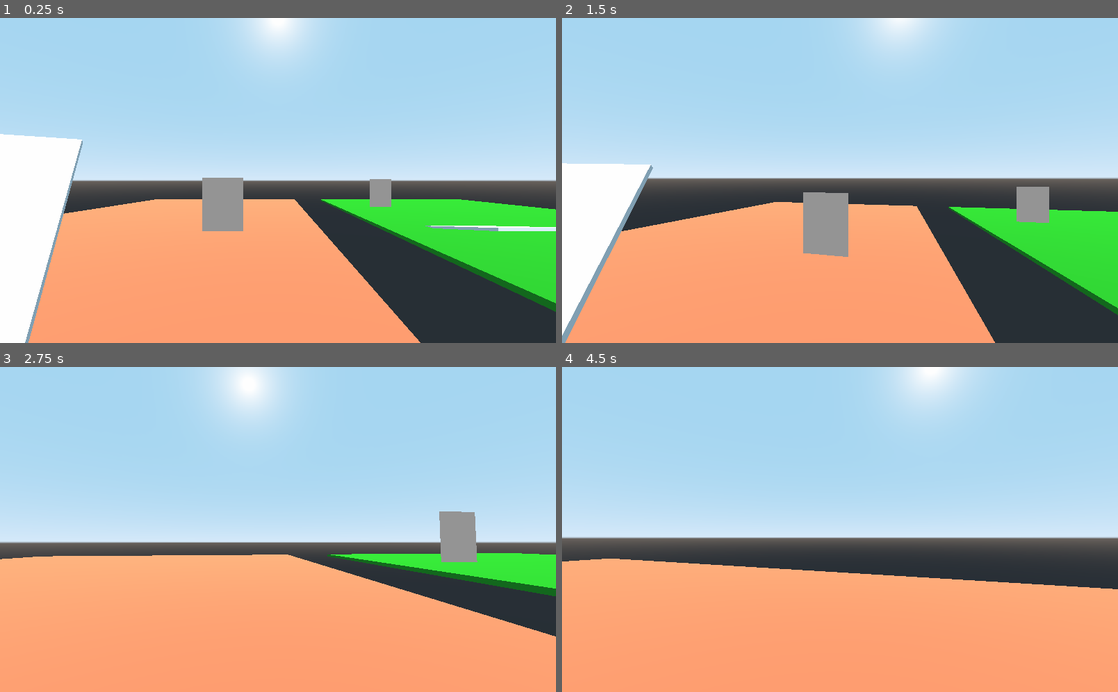
Above: before the commit, frames 1-4 (two rows, left to right).
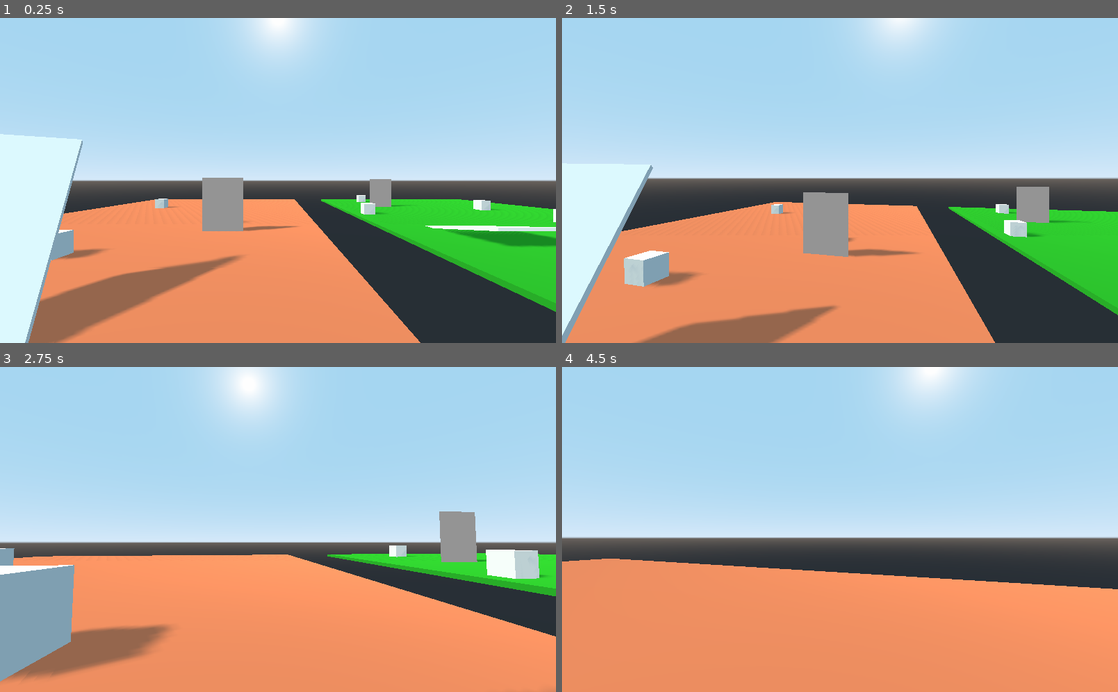
Above: after the commit, the same moments.

Repository: greenrazer/portals-godot
Game: Godot game, scene res://Levels/Portals.tscn
Two runs of this game, one before a commit and one after it. Both use one fixed random seed, a clock stepped at 60 frames per second and the inputs below. The project has no main scene, so this scene is started directly.
Inputs (mouse positions are in pixels of both pictures, inside the frame that each line leads up to):
- Up to frame 1 (0.25 s): no input
- Up to frame 2 (1.5 s): move the mouse to (867, 180) at 0.52 s; hold Shift (sprint) 0.53-1.28 s; hold W (move_up) from 0.53 s (still down); tap Space (jump) at 0.77 s; move the mouse to (812, 180) at 1.27 s; tap Shift (sprint) at 1.35 s
- Up to frame 3 (2.75 s): keep holding W (move_up); tap Space (jump) at 1.52 s; move the mouse to (289, 523) at 2.02 s; hold Shift (sprint) from 2.03 s (still down)
- Up to frame 4 (4.5 s): keep holding W (move_up); move the mouse to (834, 536) at 2.77 s; release Shift (sprint) at 2.78 s; tap Shift (sprint) at 2.85, 4.35 s; tap Space (jump) at 3.02, 3.77 s; move the mouse to (878, 532) at 3.52 s; hold Shift (sprint) 3.53-4.28 s; move the mouse to (795, 526) at 4.27 s

The runs differ from the first frame. In frame 1, 14% of the frame differs, in the area x 0-100%, y 35-100%; in frame 2, 10%; in frame 3, 9.7%; in frame 4, 3.5%.

Commit message:
made scene look better

Diff:
--- a/Levels/Portals.tscn
+++ b/Levels/Portals.tscn
@@ -24,6 +24,16 @@
 
 [sub_resource type="CubeMesh" id=7]
 
+[sub_resource type="BoxShape" id=20]
+
+[sub_resource type="CubeMesh" id=21]
+
+[sub_resource type="CapsuleShape" id=14]
+radius = 0.6
+
+[sub_resource type="CapsuleMesh" id=19]
+radius = 0.6
+
 [sub_resource type="ShaderMaterial" id=9]
 shader = ExtResource( 4 )
 
@@ -46,12 +56,6 @@
 
 [sub_resource type="PlaneMesh" id=18]
 
-[sub_resource type="CapsuleShape" id=14]
-radius = 0.6
-
-[sub_resource type="CapsuleMesh" id=19]
-radius = 0.6
-
 [node name="Main" type="Spatial"]
 script = ExtResource( 1 )
 
@@ -105,114 +109,223 @@
 mesh = SubResource( 7 )
 material/0 = null
 
-[node name="Portals" type="Spatial" parent="Scene"]
-
-[node name="PortalPair1" type="Spatial" parent="Scene/Portals"]
+[node name="Box" type="Spatial" parent="Scene"]
+transform = Transform( 1, 0, 0, 0, 1, 0, 0, 0, 1, -11.6539, 0.6, 0 )
+
+[node name="StaticBody" type="StaticBody" parent="Scene/Box"]
+
+[node name="CollisionShape" type="CollisionShape" parent="Scene/Box/StaticBody"]
+transform = Transform( 0.6, 0, 0, 0, 0.6, 0, 0, 0, 0.6, 0, 0, 0 )
+shape = SubResource( 20 )
+
+[node name="MeshInstance" type="MeshInstance" parent="Scene/Box/StaticBody/CollisionShape"]
+transform = Transform( 1, 0, 0, 0, 1, 0, 0, 0, 1, 0, 0, 0 )
+mesh = SubResource( 21 )
+material/0 = null
+
+[node name="Box2" type="Spatial" parent="Scene"]
+transform = Transform( 1, 0, 0, 0, 1, 0, 0, 0, 1, 19.3004, 0.6, 0 )
+
+[node name="StaticBody" type="StaticBody" parent="Scene/Box2"]
+
+[node name="CollisionShape" type="CollisionShape" parent="Scene/Box2/StaticBody"]
+transform = Transform( 0.6, 0, 0, 0, 0.6, 0, 0, 0, 0.6, 0, 0, 0 )
+shape = SubResource( 20 )
+
+[node name="MeshInstance" type="MeshInstance" parent="Scene/Box2/StaticBody/CollisionShape"]
+mesh = SubResource( 21 )
+material/0 = null
+
+[node name="Box3" type="Spatial" parent="Scene"]
+transform = Transform( 1, 0, 0, 0, 1, 0, 0, 0, 1, -22.7931, 0.6, -11.7819 )
+
+[node name="StaticBody" type="StaticBody" parent="Scene/Box3"]
+
+[node name="CollisionShape" type="CollisionShape" parent="Scene/Box3/StaticBody"]
+transform = Transform( 0.6, 0, 0, 0, 0.6, 0, 0, 0, 0.6, 0, 0, 0 )
+shape = SubResource( 20 )
+
+[node name="MeshInstance" type="MeshInstance" parent="Scene/Box3/StaticBody/CollisionShape"]
+mesh = SubResource( 21 )
+material/0 = null
+
+[node name="Box4" type="Spatial" parent="Scene"]
+transform = Transform( 1, 0, 0, 0, 1, 0, 0, 0, 1, -17.8661, 0.6, 9.1042 )
+
+[node name="StaticBody" type="StaticBody" parent="Scene/Box4"]
+
+[node name="CollisionShape" type="CollisionShape" parent="Scene/Box4/StaticBody"]
+transform = Transform( 0.6, 0, 0, 0, 0.6, 0, 0, 0, 0.6, 0, 0, 0 )
+shape = SubResource( 20 )
+
+[node name="MeshInstance" type="MeshInstance" parent="Scene/Box4/StaticBody/CollisionShape"]
+mesh = SubResource( 21 )
+material/0 = null
+
+[node name="Box5" type="Spatial" parent="Scene"]
+transform = Transform( 1, 0, 0, 0, 1, 0, 0, 0, 1, 8.05405, 0.6, -20.1363 )
+
+[node name="StaticBody" type="StaticBody" parent="Scene/Box5"]
+
+[node name="CollisionShape" type="CollisionShape" parent="Scene/Box5/StaticBody"]
+transform = Transform( 0.6, 0, 0, 0, 0.6, 0, 0, 0, 0.6, 0, 0, 0 )
+shape = SubResource( 20 )
+
+[node name="MeshInstance" type="MeshInstance" parent="Scene/Box5/StaticBody/CollisionShape"]
+mesh = SubResource( 21 )
+material/0 = null
+
+[node name="Box6" type="Spatial" parent="Scene"]
+transform = Transform( 1, 0, 0, 0, 1, 0, 0, 0, 1, -9.94012, 0.6, 20.8861 )
+
+[node name="StaticBody" type="StaticBody" parent="Scene/Box6"]
+
+[node name="CollisionShape" type="CollisionShape" parent="Scene/Box6/StaticBody"]
+transform = Transform( 0.6, 0, 0, 0, 0.6, 0, 0, 0, 0.6, 0, 0, 0 )
+shape = SubResource( 20 )
+
+[node name="MeshInstance" type="MeshInstance" parent="Scene/Box6/StaticBody/CollisionShape"]
+mesh = SubResource( 21 )
+material/0 = null
+
+[node name="Box7" type="Spatial" parent="Scene"]
+transform = Transform( 1, 0, 0, 0, 1, 0, 0, 0, 1, 3.66262, 0.6, -5.67674 )
+
+[node name="StaticBody" type="StaticBody" parent="Scene/Box7"]
+
+[node name="CollisionShape" type="CollisionShape" parent="Scene/Box7/StaticBody"]
+transform = Transform( 0.6, 0, 0, 0, 0.6, 0, 0, 0, 0.6, 0, 0, 0 )
+shape = SubResource( 20 )
+
+[node name="MeshInstance" type="MeshInstance" parent="Scene/Box7/StaticBody/CollisionShape"]
+mesh = SubResource( 21 )
+material/0 = null
+
+[node name="Box8" type="Spatial" parent="Scene"]
+transform = Transform( 1, 0, 0, 0, 1, 0, 0, 0, 1, 19.9431, 0.6, -9.42552 )
+
+[node name="StaticBody" type="StaticBody" parent="Scene/Box8"]
+
+[node name="CollisionShape" type="CollisionShape" parent="Scene/Box8/StaticBody"]
+transform = Transform( 0.6, 0, 0, 0, 0.6, 0, 0, 0, 0.6, 0, 0, 0 )
+shape = SubResource( 20 )
+
+[node name="MeshInstance" type="MeshInstance" parent="Scene/Box8/StaticBody/CollisionShape"]
+mesh = SubResource( 21 )
+material/0 = null
+
+[node name="Steve" type="KinematicBody" parent="."]
+transform = Transform( 1, 0, 0, 0, 1, 0, 0, 0, 1, -6.54277, 4.30587, 20.7111 )
+script = ExtResource( 2 )
+
+[node name="Collider" type="CollisionShape" parent="Steve"]
+transform = Transform( 1, 0, 0, 0, -4.37114e-08, -1, 0, 1, -4.37114e-08, 0, 0, 0 )
+shape = SubResource( 14 )
+
+[node name="MeshInstance" type="MeshInstance" parent="Steve/Collider"]
+mesh = SubResource( 19 )
+material/0 = null
+
+[node name="Head" type="Spatial" parent="Steve"]
+transform = Transform( 1, 0, 0, 0, 1, 0, 0, 0, 1, 0, 0.463354, 0 )
+
+[node name="Camera" type="Camera" parent="Steve/Head"]
+current = true
+
+[node name="DownRay" type="RayCast" parent="Steve"]
+transform = Transform( 1, 0, 0, 0, 1, 0, 0, 0, 1, 0, -0.662256, 0 )
+enabled = true
+
+[node name="DirectionalLight" type="DirectionalLight" parent="."]
+transform = Transform( 0.562204, -0.424236, -0.709894, 0.765568, -0.0576772, 0.640764, -0.31278, -0.903713, 0.292355, -34.5488, 20.5349, 6.53633 )
+light_color = Color( 1, 0.992157, 0.862745, 1 )
+shadow_enabled = true
+
+[node name="Portals" type="Spatial" parent="."]
+
+[node name="PortalPair1" type="Spatial" parent="Portals"]
 script = ExtResource( 3 )
 
-[node name="PortalA" type="Spatial" parent="Scene/Portals/PortalPair1"]
+[node name="PortalA" type="Spatial" parent="Portals/PortalPair1"]
 transform = Transform( 1, 0, 0, 0, 1, 0, 0, 0, 1, -10.666, 2, 3.37379 )
 script = ExtResource( 5 )
 
-[node name="Viewport" type="Viewport" parent="Scene/Portals/PortalPair1/PortalA"]
+[node name="Viewport" type="Viewport" parent="Portals/PortalPair1/PortalA"]
 keep_3d_linear = true
-
-[node name="Camera" type="Camera" parent="Scene/Portals/PortalPair1/PortalA/Viewport"]
+shadow_atlas_size = 4
+
+[node name="Camera" type="Camera" parent="Portals/PortalPair1/PortalA/Viewport"]
 transform = Transform( 1, 0, 0, 0, 1, 0, 0, 0, 1, 0, 0, 0 )
 cull_mask = 1048569
 current = true
 
-[node name="Shape" type="Spatial" parent="Scene/Portals/PortalPair1/PortalA"]
+[node name="Shape" type="Spatial" parent="Portals/PortalPair1/PortalA"]
 transform = Transform( 1.5, 0, 0, 0, 2, 0, 0, 0, 0.1, 0, 0, 0 )
 
-[node name="Mesh" type="Spatial" parent="Scene/Portals/PortalPair1/PortalA/Shape"]
-
-[node name="Inside" type="MeshInstance" parent="Scene/Portals/PortalPair1/PortalA/Shape/Mesh"]
+[node name="Mesh" type="Spatial" parent="Portals/PortalPair1/PortalA/Shape"]
+
+[node name="Inside" type="MeshInstance" parent="Portals/PortalPair1/PortalA/Shape/Mesh"]
 layers = 2
 material_override = SubResource( 9 )
 mesh = SubResource( 10 )
 material/0 = null
 
-[node name="Outside" type="MeshInstance" parent="Scene/Portals/PortalPair1/PortalA/Shape/Mesh"]
+[node name="Outside" type="MeshInstance" parent="Portals/PortalPair1/PortalA/Shape/Mesh"]
 layers = 2
 material_override = SubResource( 9 )
 mesh = SubResource( 11 )
 material/0 = null
 
-[node name="InsideFloor" type="MeshInstance" parent="Scene/Portals/PortalPair1/PortalA/Shape/Mesh"]
+[node name="InsideFloor" type="MeshInstance" parent="Portals/PortalPair1/PortalA/Shape/Mesh"]
 transform = Transform( 1, 0, 0, 0, 1, 0, 0, 0, 1, 0, -0.999, 0 )
 layers = 2
 material_override = SubResource( 9 )
 mesh = SubResource( 12 )
 material/0 = null
 
-[node name="Area" type="Area" parent="Scene/Portals/PortalPair1/PortalA/Shape"]
-
-[node name="CollisionShape" type="CollisionShape" parent="Scene/Portals/PortalPair1/PortalA/Shape/Area"]
+[node name="Area" type="Area" parent="Portals/PortalPair1/PortalA/Shape"]
+
+[node name="CollisionShape" type="CollisionShape" parent="Portals/PortalPair1/PortalA/Shape/Area"]
 shape = SubResource( 8 )
 
-[node name="PortalB" type="Spatial" parent="Scene/Portals/PortalPair1"]
+[node name="PortalB" type="Spatial" parent="Portals/PortalPair1"]
 transform = Transform( -1, 0, -3.25841e-07, 0, 1, 0, 3.25841e-07, 0, -1, 8.3419, 2, -12.9615 )
 script = ExtResource( 5 )
 
-[node name="Viewport" type="Viewport" parent="Scene/Portals/PortalPair1/PortalB"]
+[node name="Viewport" type="Viewport" parent="Portals/PortalPair1/PortalB"]
 keep_3d_linear = true
-
-[node name="Camera" type="Camera" parent="Scene/Portals/PortalPair1/PortalB/Viewport"]
+shadow_atlas_size = 4
+
+[node name="Camera" type="Camera" parent="Portals/PortalPair1/PortalB/Viewport"]
 transform = Transform( 1, 0, 0, 0, 1, 0, 0, 0, 1, 0, 0, 0 )
 cull_mask = 1048569
 current = true
 
-[node name="Shape" type="Spatial" parent="Scene/Portals/PortalPair1/PortalB"]
+[node name="Shape" type="Spatial" parent="Portals/PortalPair1/PortalB"]
 transform = Transform( 1.5, 0, 0, 0, 2, 0, 0, 0, 0.1, 0, 0, 0 )
 
-[node name="Mesh" type="Spatial" parent="Scene/Portals/PortalPair1/PortalB/Shape"]
-
-[node name="Inside" type="MeshInstance" parent="Scene/Portals/PortalPair1/PortalB/Shape/Mesh"]
+[node name="Mesh" type="Spatial" parent="Portals/PortalPair1/PortalB/Shape"]
+
+[node name="Inside" type="MeshInstance" parent="Portals/PortalPair1/PortalB/Shape/Mesh"]
 layers = 4
 material_override = SubResource( 15 )
 mesh = SubResource( 16 )
 material/0 = null
 
-[node name="Outside" type="MeshInstance" parent="Scene/Portals/PortalPair1/PortalB/Shape/Mesh"]
+[node name="Outside" type="MeshInstance" parent="Portals/PortalPair1/PortalB/Shape/Mesh"]
 layers = 4
 material_override = SubResource( 15 )
 mesh = SubResource( 17 )
 material/0 = null
 
-[node name="InsideFloor" type="MeshInstance" parent="Scene/Portals/PortalPair1/PortalB/Shape/Mesh"]
+[node name="InsideFloor" type="MeshInstance" parent="Portals/PortalPair1/PortalB/Shape/Mesh"]
 transform = Transform( 1, 0, 0, 0, 1, 0, 0, 0, 1, 0, -0.999, 0 )
 layers = 4
 material_override = SubResource( 15 )
 mesh = SubResource( 18 )
 material/0 = null
 
-[node name="Area" type="Area" parent="Scene/Portals/PortalPair1/PortalB/Shape"]
-
-[node name="CollisionShape" type="CollisionShape" parent="Scene/Portals/PortalPair1/PortalB/Shape/Area"]
+[node name="Area" type="Area" parent="Portals/PortalPair1/PortalB/Shape"]
+
+[node name="CollisionShape" type="CollisionShape" parent="Portals/PortalPair1/PortalB/Shape/Area"]
 shape = SubResource( 8 )
-
-[node name="Steve" type="KinematicBody" parent="."]
-transform = Transform( 1, 0, 0, 0, 1, 0, 0, 0, 1, -6.54277, 4.30587, 20.7111 )
-script = ExtResource( 2 )
-
-[node name="Collider" type="CollisionShape" parent="Steve"]
-transform = Transform( 1, 0, 0, 0, -4.37114e-08, -1, 0, 1, -4.37114e-08, 0, 0, 0 )
-shape = SubResource( 14 )
-
-[node name="MeshInstance" type="MeshInstance" parent="Steve/Collider"]
-mesh = SubResource( 19 )
-material/0 = null
-
-[node name="Head" type="Spatial" parent="Steve"]
-transform = Transform( 1, 0, 0, 0, 1, 0, 0, 0, 1, 0, 0.463354, 0 )
-
-[node name="Camera" type="Camera" parent="Steve/Head"]
-current = true
-
-[node name="DownRay" type="RayCast" parent="Steve"]
-transform = Transform( 1, 0, 0, 0, 1, 0, 0, 0, 1, 0, -0.662256, 0 )
-enabled = true
-
-[node name="DirectionalLight" type="DirectionalLight" parent="."]
-transform = Transform( 0.945, -0.32707, 2.70663e-09, 0.0956204, 0.276276, 0.95631, -0.31278, -0.903713, 0.292355, -31.112, 27.5404, 6.53633 )
--- a/scripts/portal.gd
+++ b/scripts/portal.gd
@@ -8,7 +8,7 @@
 	matA.set_shader_param("texture_albedo", texA)
 	$Viewport.size = get_viewport().size
 
-	player_cam = get_node("../../../../Steve/Head/Camera")
+	player_cam = get_node("../../../Steve/Head/Camera")
 
 func update_view(linked_portal):
 	var linked_trans = linked_portal.global_transform * global_transform.inverse() * player_cam.global_transform
Not shown: 1 places in Levels/Portals.tscn that only renumber resources
